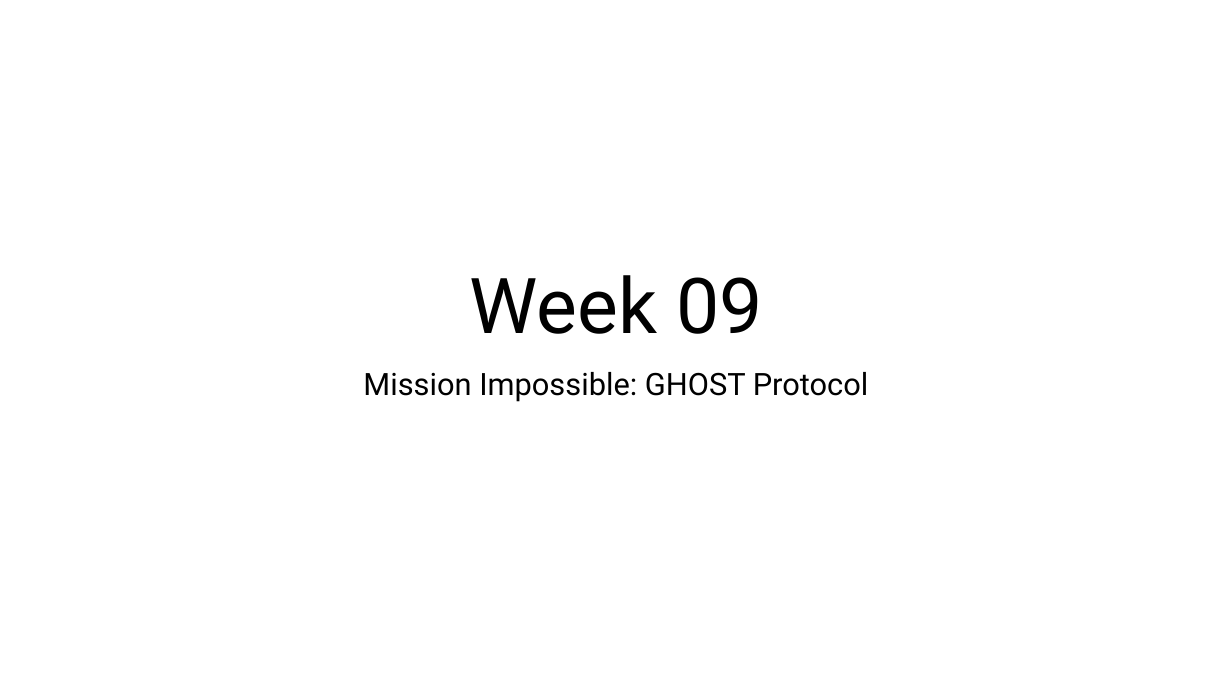
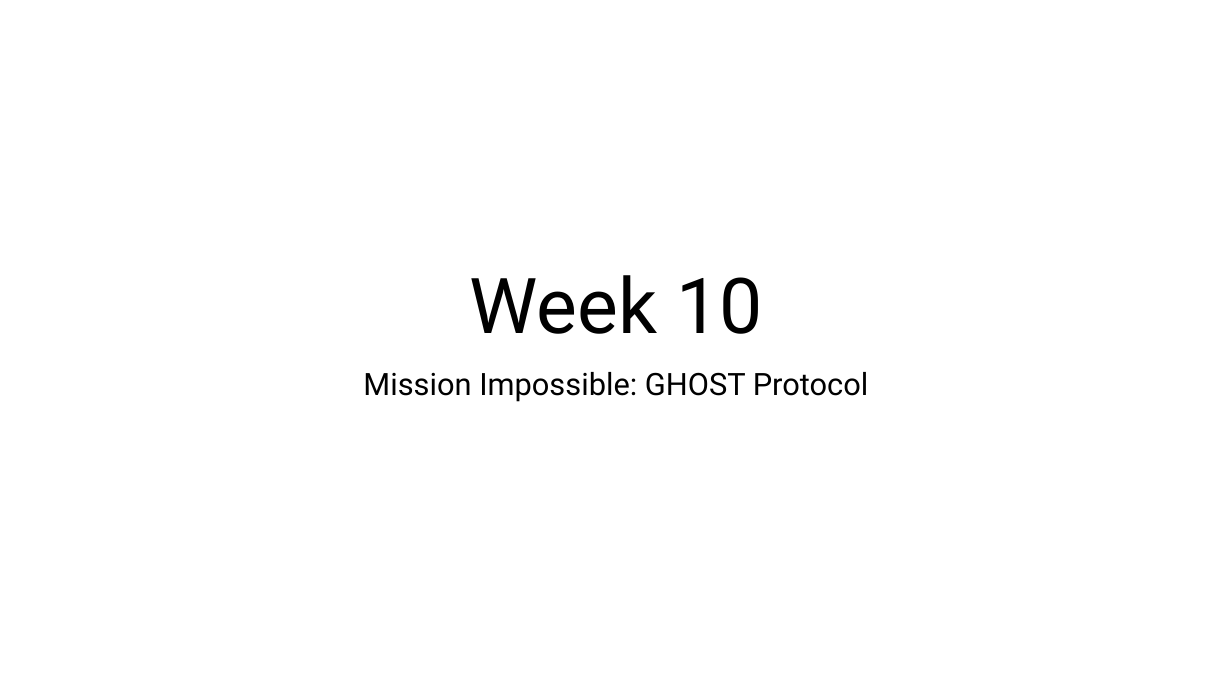
Before and after one commit to cheater78/RIOT-WebEditor, a slide deck: slide 1 of docs/RIoT10.pptx. Drawn at 1232x693 pixels with LibreOffice and Linux fonts; fonts in the diff are those of the drawing. Boxes give left, top, right and bottom in pixels: in the first picture for what was removed or moved away, otherwise in the second. Text is boxed around its words. In the diff, an @@ line names an element or a change of style, - is before the commit and + after.

```diff
--- a/docs/RIoT10.pptx
+++ b/docs/RIoT10.pptx
@@ title at (x1=469, y1=275, x2=763, y2=334): text changed @@
-Week 09
+Week 10
```
Also in this commit, not shown: 31 other files.
